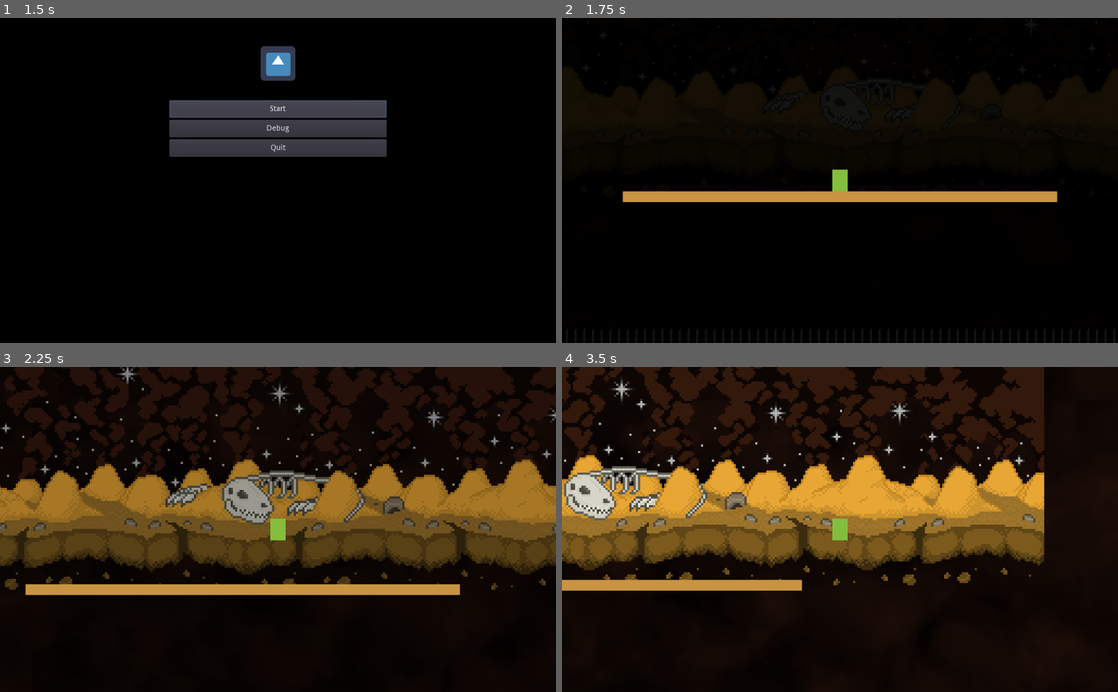
Above: before the commit, frames 1-4 (two rows, left to right).
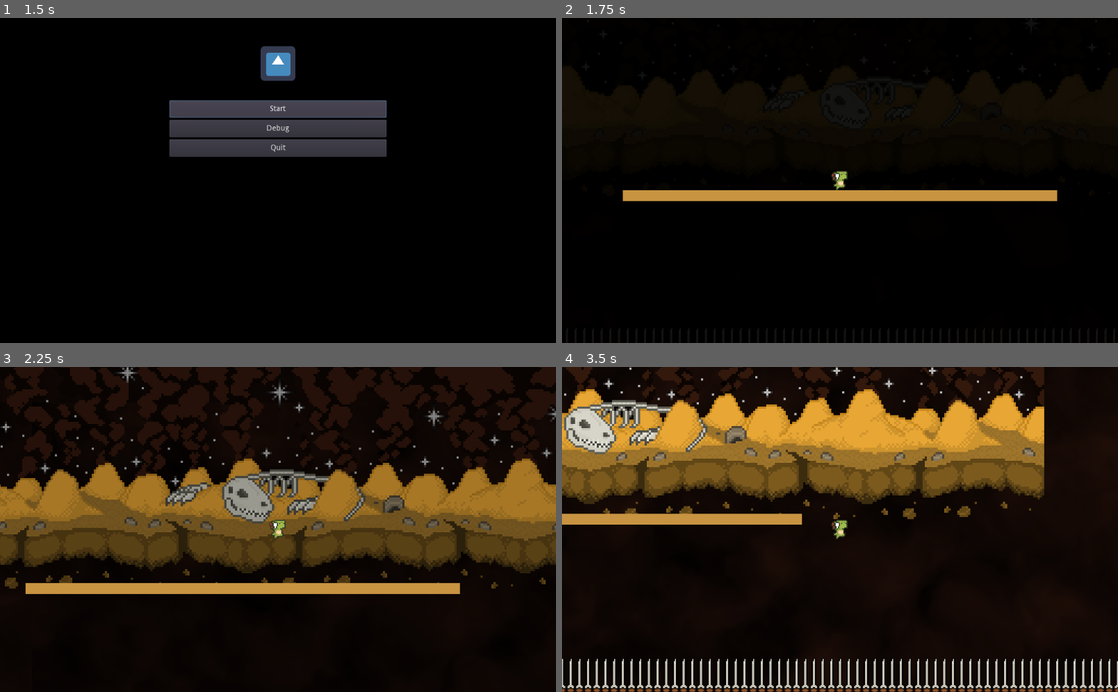
Above: after the commit, the same moments.

Repository: ashnel3/DinoGame
Game: Godot game, scene res://menus/TestMenu.tscn
The game is run twice, just before and just after one commit, with the same random seed, the same clock (stepped at 60 frames per second) and the same inputs. The engine's default icon, where the game draws it, is replaced by a stand-in: a white triangle on a blue panel in a dark square.
Inputs:
- Up to frame 1 (1.5 s): click "Start" at 0.5 s; click "Start" at 1.25 s
- Up to frame 2 (1.75 s): no input
- Up to frame 3 (2.25 s): hold Right (ui_right) from 2.03 s (still down); hold Space (ui_select) from 2.03 s (still down)
- Up to frame 4 (3.5 s): keep holding Right (ui_right); release Space (ui_select) at 2.78 s; tap Space (ui_select) at 2.85, 3.02, 3.32 s

Frame 1 is identical in both runs. In frame 2, 0.8% of the frame differs, in the area x 10-90%, y 46-57%; in frame 3, 5.2%; in frame 4, 51%, in the area x 0-100%, y 0-100%.

Commit message:
feat: add player sprite

Diff:
--- a/src/actors/Actor.gd
+++ b/src/actors/Actor.gd
@@ -4,6 +4,9 @@
 export(float, 0, 1) var ACCELERATION = 0.1
 export(float) var SPEED = 3.0
 export(int) var GRAVITY = 1
+
+export(int) var health = 100
+
 var velocity = Vector2()
 
 
--- a/src/actors/player/Player.gd
+++ b/src/actors/player/Player.gd
@@ -1,19 +1,61 @@
 extends "res://actors/Actor.gd"
+class_name player
 
+const MAX_HEALTH = 100
+
+# Animation tree types
+enum MovementTreeAnimations {
+    IDLE,
+    WALK
+}
+enum ActionTreeAnimations {
+    KICK,
+    THROW,
+    STUN
+}
+enum RootTreeAnimations {
+    MOVEMENT,
+    ACTIONS
+}
+
+export(int, 1, 4) var PLAYER = 1
+
+onready var sprite = $Sprite
+onready var animation_player = $AnimationPlayer
+onready var animation_tree = $AnimationTree
+
+var animation_state = 0
 var direction = Vector2()
 
 
+func flip_sprite(x: int) -> void:
+    """Flip player sprite
+    x - x direction
+    """
+    if x < 1:
+        sprite.flip_h = true
+    else:
+        sprite.flip_h = false
+
+
 func _ready():
-    pass
+    self.health = MAX_HEALTH
+
+
+func _input(event):
+    """Input capturing"""
+    direction.x = int(Input.is_action_pressed("ui_right")) - int(Input.is_action_pressed("ui_left"))
+    direction.y = int(Input.is_action_pressed("ui_down")) - int(Input.is_action_pressed("ui_up"))
+    if event.is_action_pressed("ui_select"):
+        direction.y = -1
+    flip_sprite(direction.x)
 
 
 func _process(delta):
+    """Process loop *(1 / frame)*"""
     pass
 
 
 func _physics_process(delta):
-    direction.x = int(Input.is_action_pressed("ui_right")) - int(Input.is_action_pressed("ui_left"))
-    direction.y = int(Input.is_action_pressed("ui_down")) - int(Input.is_action_pressed("ui_up"))
-    if Input.is_action_pressed("ui_select"):
-        direction.y = -1
+    """Physics loop"""
     actor_move(delta, direction)
--- a/src/actors/player/Player.tscn
+++ b/src/actors/player/Player.tscn
@@ -1,26 +1,48 @@
-[gd_scene load_steps=3 format=2]
+[gd_scene load_steps=6 format=2]
 
 [ext_resource path="res://actors/player/Player.gd" type="Script" id=1]
+[ext_resource path="res://actors/player/dinos.png" type="Texture" id=2]
 
-[sub_resource type="RectangleShape2D" id=1]
-extents = Vector2( 6, 10 )
+[sub_resource type="CapsuleShape2D" id=4]
+radius = 5.0
+height = 7.0
+
+[sub_resource type="AnimationNodeTransition" id=2]
+input_count = 3
+input_0/name = "movement"
+input_0/auto_advance = false
+input_1/name = "kick"
+input_1/auto_advance = false
+input_2/name = "throw"
+input_2/auto_advance = false
+
+[sub_resource type="AnimationNodeBlendTree" id=3]
+graph_offset = Vector2( -390.667, 73.7643 )
+nodes/actions/node = SubResource( 2 )
+nodes/actions/position = Vector2( 53.3333, 93.3333 )
+node_connections = [ "output", 0, "actions" ]
 
 [node name="Player" type="KinematicBody2D"]
 script = ExtResource( 1 )
 
-[node name="ColorRect" type="ColorRect" parent="."]
-margin_left = -7.0
-margin_top = -10.0
-margin_right = 7.0
-margin_bottom = 10.0
-color = Color( 0.521569, 0.74902, 0.247059, 1 )
-__meta__ = {
-"_edit_use_anchors_": false
-}
-
-[node name="CollisionShape2D" type="CollisionShape2D" parent="."]
-shape = SubResource( 1 )
-
 [node name="Camera2D" type="Camera2D" parent="."]
 current = true
 zoom = Vector2( 0.5, 0.5 )
+
+[node name="Sprite" type="Sprite" parent="."]
+texture = ExtResource( 2 )
+hframes = 24
+vframes = 4
+frame = 14
+
+[node name="CollisionShape2D" type="CollisionShape2D" parent="."]
+position = Vector2( -0.5, 0.5 )
+shape = SubResource( 4 )
+
+[node name="AnimationPlayer" type="AnimationPlayer" parent="."]
+root_node = NodePath("../AnimationTree")
+
+[node name="AnimationTree" type="AnimationTree" parent="."]
+tree_root = SubResource( 3 )
+anim_player = NodePath("../AnimationPlayer")
+parameters/actions/current = 0
--- a/src/project.godot
+++ b/src/project.godot
@@ -13,9 +13,15 @@
 "class": "Actor",
 "language": "GDScript",
 "path": "res://actors/Actor.gd"
+}, {
+"base": "KinematicBody2D",
+"class": "player",
+"language": "GDScript",
+"path": "res://actors/player/Player.gd"
 } ]
 _global_script_class_icons={
-"Actor": ""
+"Actor": "",
+"player": ""
 }
 
 [application]
@@ -27,6 +33,30 @@
 [autoload]
 
 SceneManager="*res://globals/scene_manager/SceneManager.tscn"
+
+[importer_defaults]
+
+texture={
+"compress/bptc_ldr": 0,
+"compress/hdr_mode": 0,
+"compress/lossy_quality": 0.7,
+"compress/mode": 0,
+"compress/normal_map": 0,
+"detect_3d": true,
+"flags/anisotropic": false,
+"flags/filter": false,
+"flags/mipmaps": false,
+"flags/repeat": 0,
+"flags/srgb": 2,
+"process/HDR_as_SRGB": false,
+"process/fix_alpha_border": true,
+"process/invert_color": false,
+"process/normal_map_invert_y": false,
+"process/premult_alpha": false,
+"size_limit": 0,
+"stream": false,
+"svg/scale": 1.0
+}
 
 [input]
 
Binary file added: src/actors/player/dinos.png
Not shown, added: src/actors/player/dinos.png.import
Binary file changed: src/assets/proj/3rd party/DinoSprites.ase
